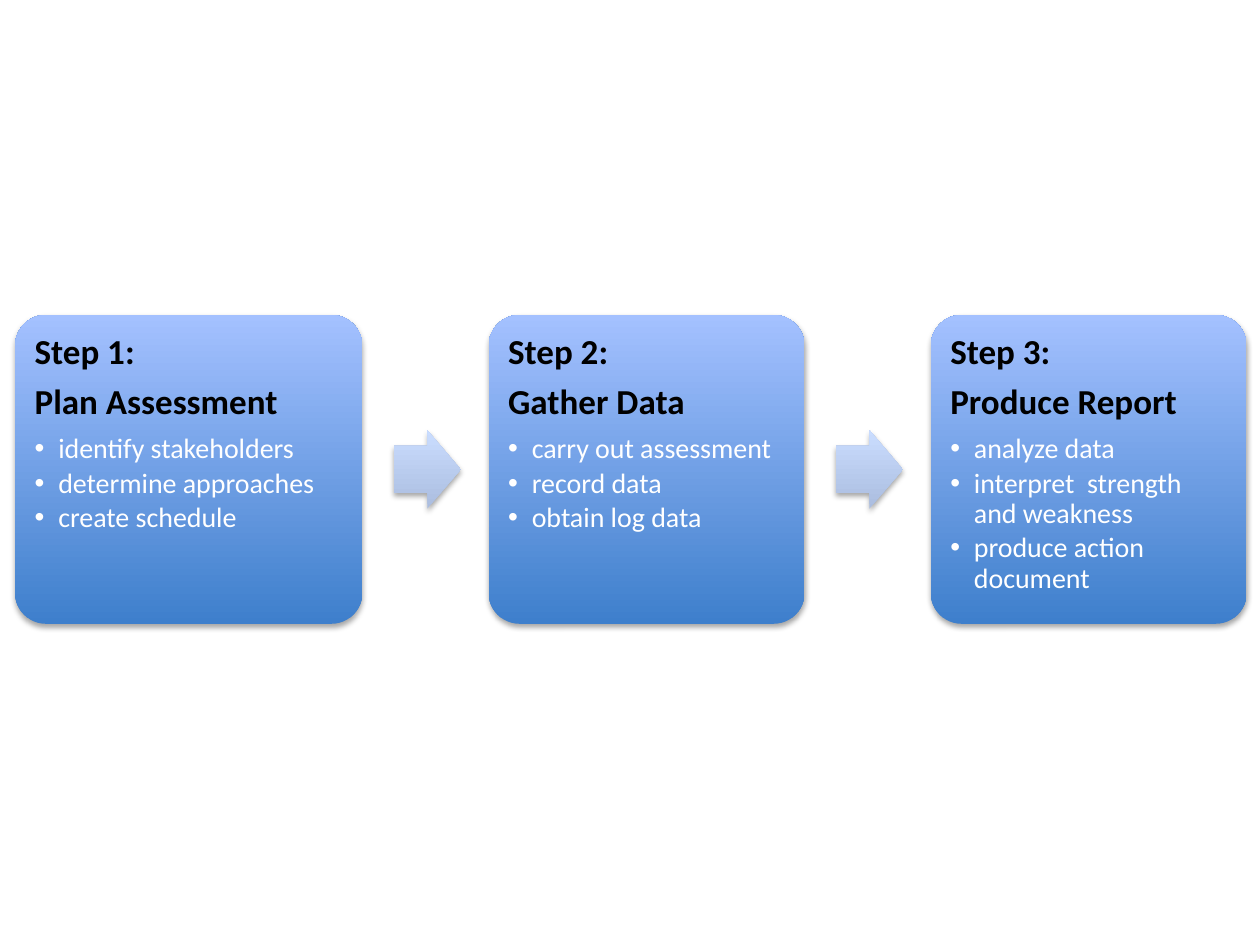
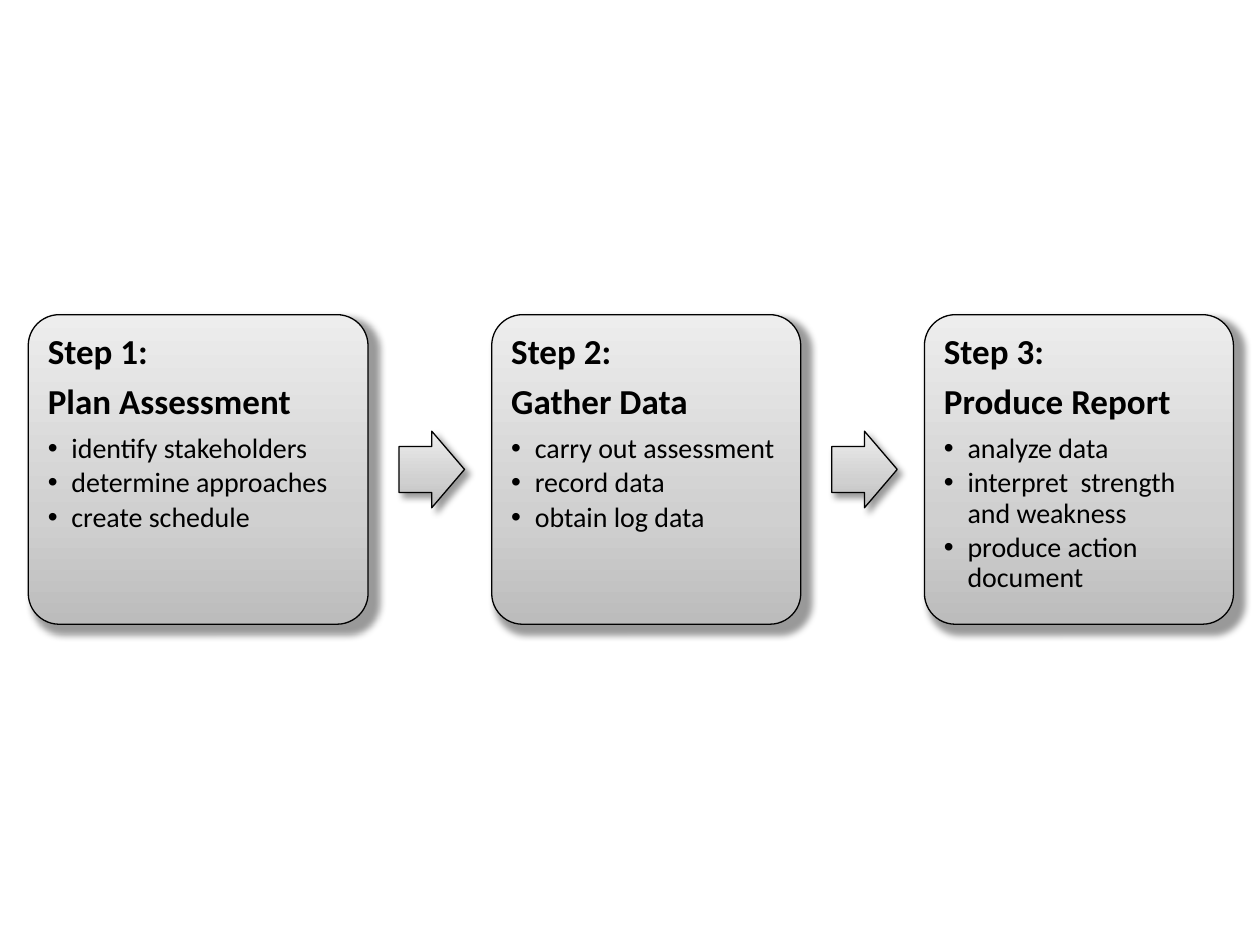
Before and after one commit to csdl/techreports, a slide deck: slide 1 of techreports/2013/13-06/figures/sgseam-userguide-steps.pptx. Drawn at 1260x945 pixels with LibreOffice and Linux fonts; fonts in the diff are those of the drawing. Boxes give left, top, right and bottom in pixels: in the first picture for what was removed or moved away, otherwise in the second. Text is boxed around its words. In the diff, an @@ line names an element or a change of style, - is before the commit and + after.

```diff
--- a/techreports/2013/13-06/figures/sgseam-userguide-steps.pptx
+++ b/techreports/2013/13-06/figures/sgseam-userguide-steps.pptx
@@ rounded rectangle: place and size @@
-rounded rectangle at (15, 315, 363, 624)
+rounded rectangle at (28, 315, 368, 625)
@@ text "Step 1:": place and size @@
-text "Step 1:" at (35, 341, 314, 527)
+text "Step 1:" at (48, 341, 327, 527)
@@ rounded rectangle: place and size @@
-rounded rectangle at (489, 315, 805, 624)
+rounded rectangle at (491, 315, 800, 625)
@@ fill gradient #3F7FCE to #A4C4FF to gradient #BDBDBD to #D1D1D1 to #EEEEEE; outline none to #000000 0.75 pt; shadow changed in 3 elements at (491, 315, 800, 625), (28, 315, 368, 625), (925, 315, 1234, 625) @@
@@ rounded rectangle: place and size @@
-rounded rectangle at (931, 315, 1247, 624)
+rounded rectangle at (925, 315, 1234, 625)
@@ text at (71, 438, 327, 527): text colour #FFFFFF to #000000 in "identify stakeholders", "determine approaches", "create schedule" @@
@@ right arrow: place and size @@
-right arrow at (394, 430, 461, 508)
+right arrow at (399, 431, 465, 508)
@@ right arrow at (399, 431, 465, 508): fill gradient #ADBFE1 to #CCDDFF to gradient #BDBDBD to #D1D1D1 to #EEEEEE; outline none to #000000 0.75 pt; shadow changed @@
@@ text at (535, 440, 774, 532): text colour #FFFFFF to #000000 in "carry out assessment", "record data", "obtain log data" @@
@@ right arrow at (832, 431, 897, 508): fill gradient #ADBFE1 to #CCDDFF to gradient #BDBDBD to #D1D1D1 to #EEEEEE; outline none to #000000 0.75 pt; shadow changed @@
@@ right arrow: place and size @@
-right arrow at (837, 430, 903, 508)
+right arrow at (832, 431, 897, 508)
@@ text at (968, 438, 1176, 587): text colour #FFFFFF to #000000 in "analyze data", "interpret strength and weakness", "produce action document" @@
```
Also in this commit, not shown: 2 other files.
